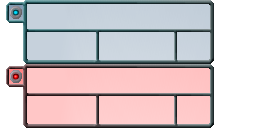
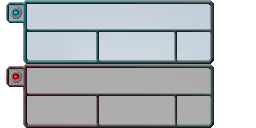
Two versions of the same layered image (w=256, h=128). Layer-by-layer changes:
painted on "background_red" over [9,68,210,124]
